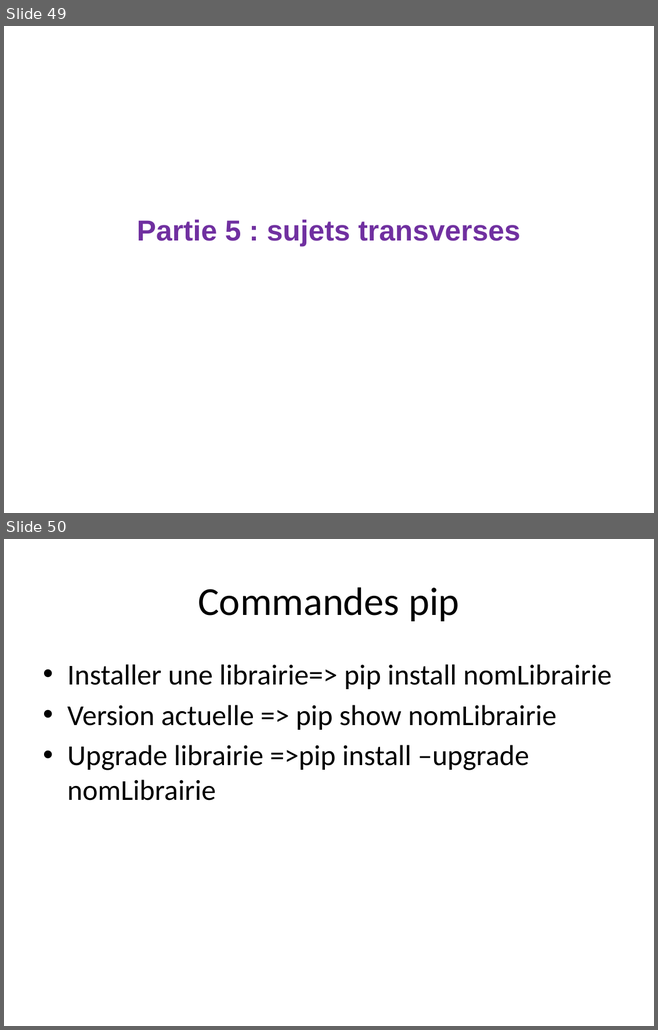
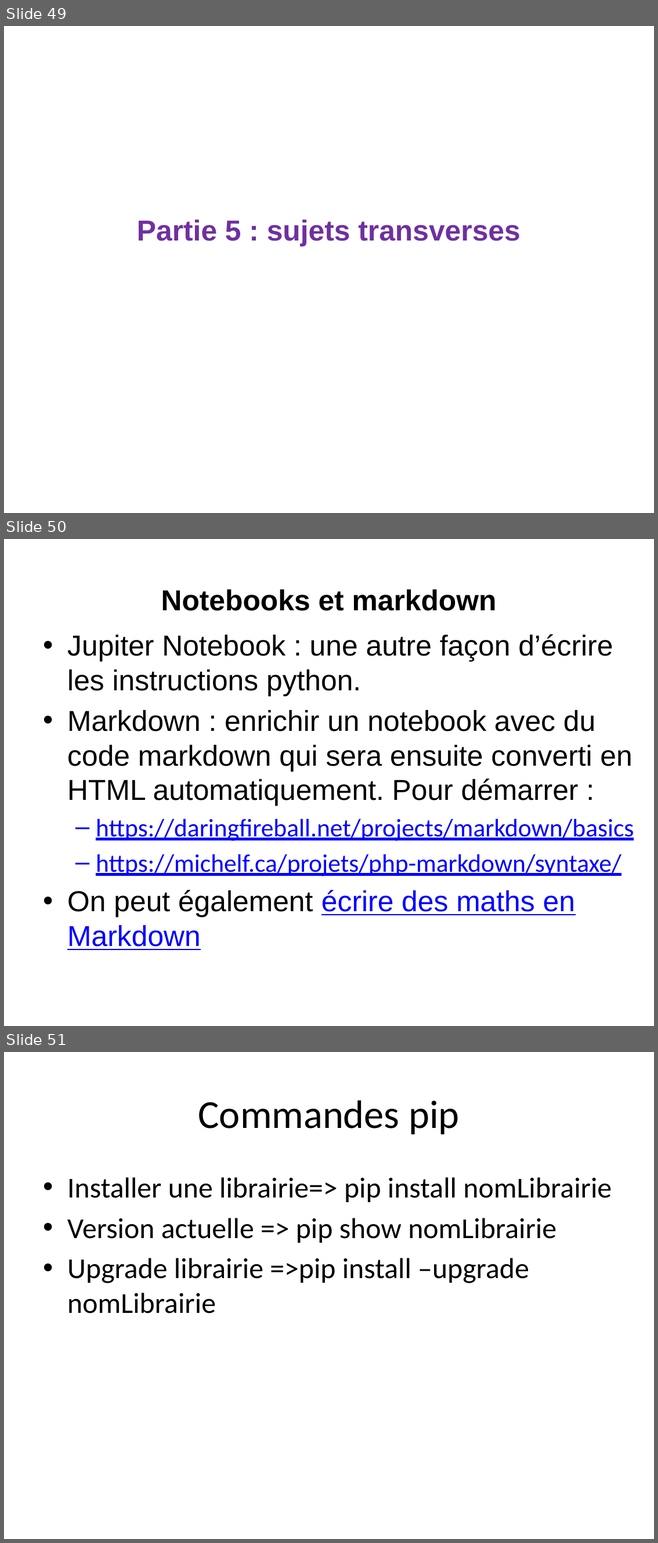
Before and after one commit to loicmidy/formation-python, a slide deck: formation python.pptx. Shown one above the other, each under a label of ours: slides 49 and 50 before the commit, slides 49, 50 and 51 after it. The pictures are 658x1030 and 658x1543 pixels, drawn with LibreOffice and Linux fonts; fonts in the diff are those of the drawing. Boxes give left, top, right and bottom in pixels: in the first picture for what was removed or moved away, otherwise in the second. Text is boxed around its words. In the diff, an @@ line names an element or a change of style, - is before the commit and + after.

```diff
--- a/formation python.pptx
+++ b/formation python.pptx
@@ slide 50 added at (4,539,654,1026), background #FFFFFF @@
@@ title added at (161,589,496,611), 32 pt, text #000000, bold @@
+Notebooks et markdown
@@ text added at (67,634,633,950), 32 pt, text #000000 @@
+• Jupiter Notebook : une autre façon d’écrire les instructions python.
+• Markdown : enrichir un notebook avec du code markdown qui sera ensuite converti en HTML automatiquement. Pour démarrer :
+  – https://daringfireball.net/projects/markdown/basics
+  – https://michelf.ca/projets/php-markdown/syntaxe/
+• On peut également écrire des maths en Markdown
@@ what was slide 50 is now slide 51 @@
```
Also in this commit, not shown: 1 slide changed, 1 other slide added, 1 slide removed, 2 other files.
